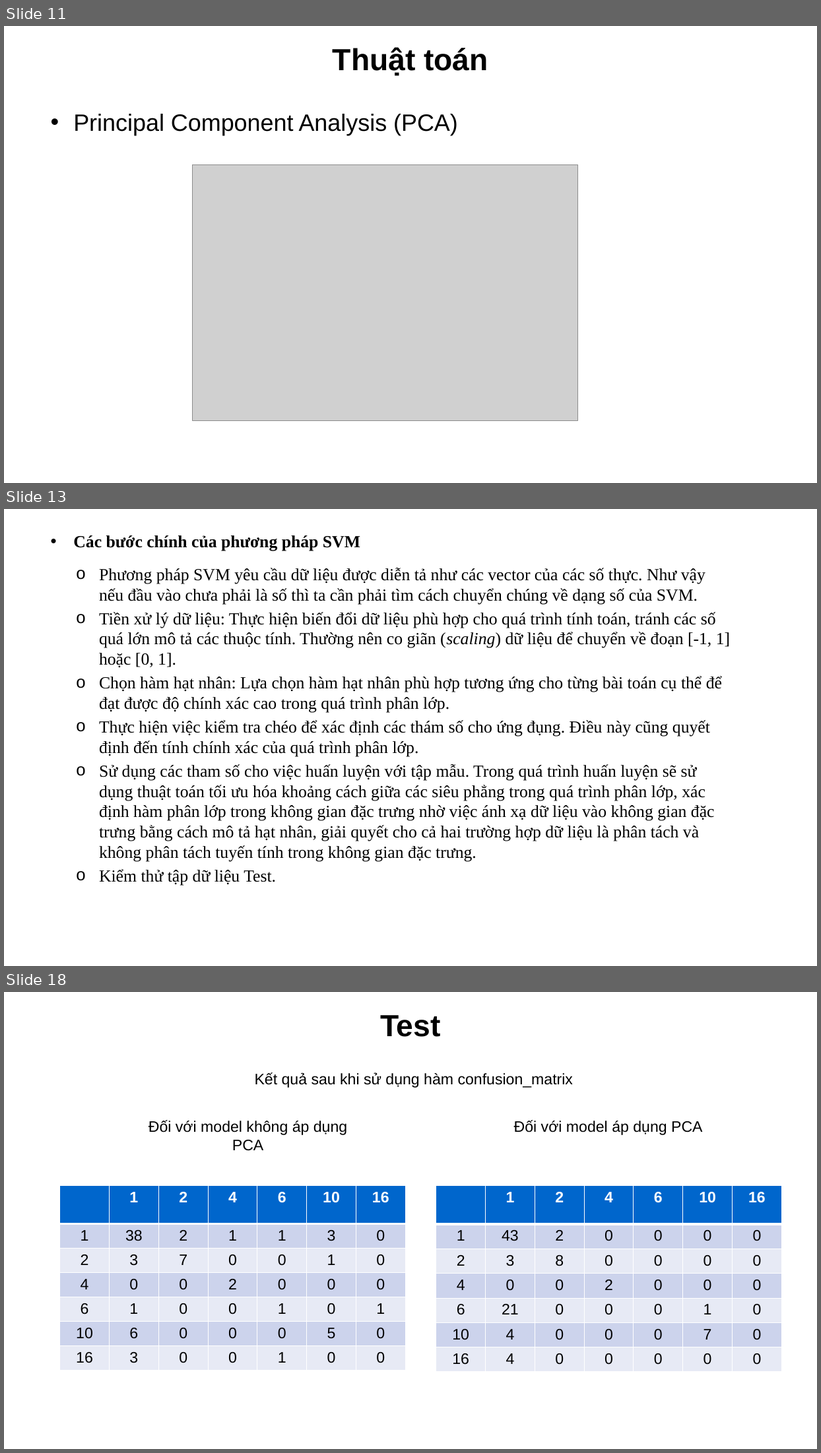
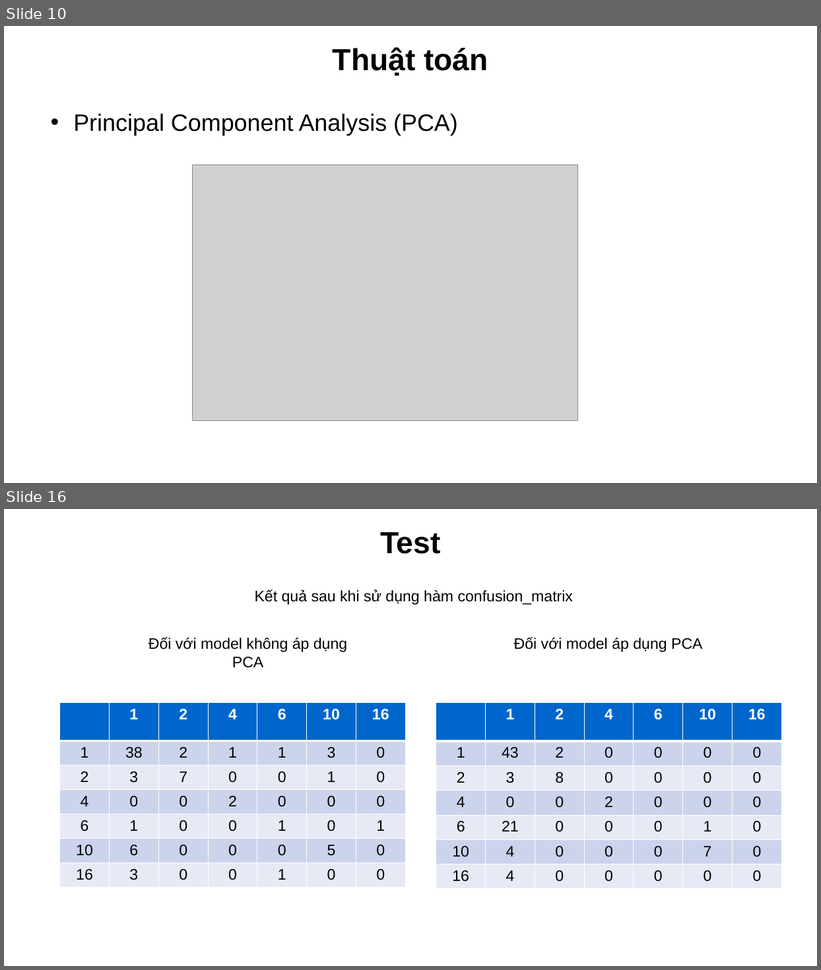
Before and after one commit to devalone2412/TLCN_DA3_MLearning, a slide deck: Machine Learning.pptx. Shown one above the other, each under a label of ours: slides 11, 13 and 18 before the commit, slides 10 and 16 after it; the slides between them are not shown. The pictures are 821x1453 and 821x970 pixels, drawn with LibreOffice and Linux fonts; fonts in the diff are those of the drawing; grey boxes stand for pictures; background and template pictures are left out. Boxes give left, top, right and bottom in pixels: in the first picture for what was removed or moved away, otherwise in the second. Text is boxed around its words. In the diff, an @@ line names an element or a change of style, - is before the commit and + after.

```diff
--- a/Machine Learning.pptx
+++ b/Machine Learning.pptx
@@ slide 13 removed at box(4, 509, 817, 966), background picture (left out) @@
@@ title removed at box(73, 535, 360, 551) @@
-• Các bước chính của phương pháp SVM
@@ text removed at box(99, 568, 730, 886) @@
-o Phương pháp SVM yêu cầu dữ liệu được diễn tả như các vector của các số thực. Như vậy nếu đầu vào chưa phải là số thì ta cần phải tìm cách chuyển chúng về dạng số của SVM.
-o Tiền xử lý dữ liệu: Thực hiện biến đổi dữ liệu phù hợp cho quá trình tính toán, tránh các số quá lớn mô tả các thuộc tính. Thường nên co giãn (scaling) dữ liệu để chuyển về đoạn [-1, 1] hoặc [0, 1].
-o Chọn hàm hạt nhân: Lựa chọn hàm hạt nhân phù hợp tương ứng cho từng bài toán cụ thể để đạt được độ chính xác cao trong quá trình phân lớp.
-o Thực hiện việc kiểm tra chéo để xác định các thám số cho ứng đụng. Điều này cũng quyết định đến tính chính xác của quá trình phân lớp.
-o Sử dụng các tham số cho việc huấn luyện với tập mẫu. Trong quá trình huấn luyện sẽ sử dụng thuật toán tối ưu hóa khoảng cách giữa các siêu phẳng trong quá trình phân lớp, xác định hàm phân lớp trong không gian đặc trưng nhờ việc ánh xạ dữ liệu vào không gian đặc trưng bằng cách mô tả hạt nhân, giải quyết cho cả hai trường hợp dữ liệu là phân tách và không phân tách tuyến tính trong không gian đặc trưng.
-o Kiểm thử tập dữ liệu Test.
@@ what was slide 11 is now slide 10 @@
@@ what was slide 18 is now slide 16 @@
```
Also in this commit, not shown: 14 slides changed, 1 slide added, 2 other slides removed.
